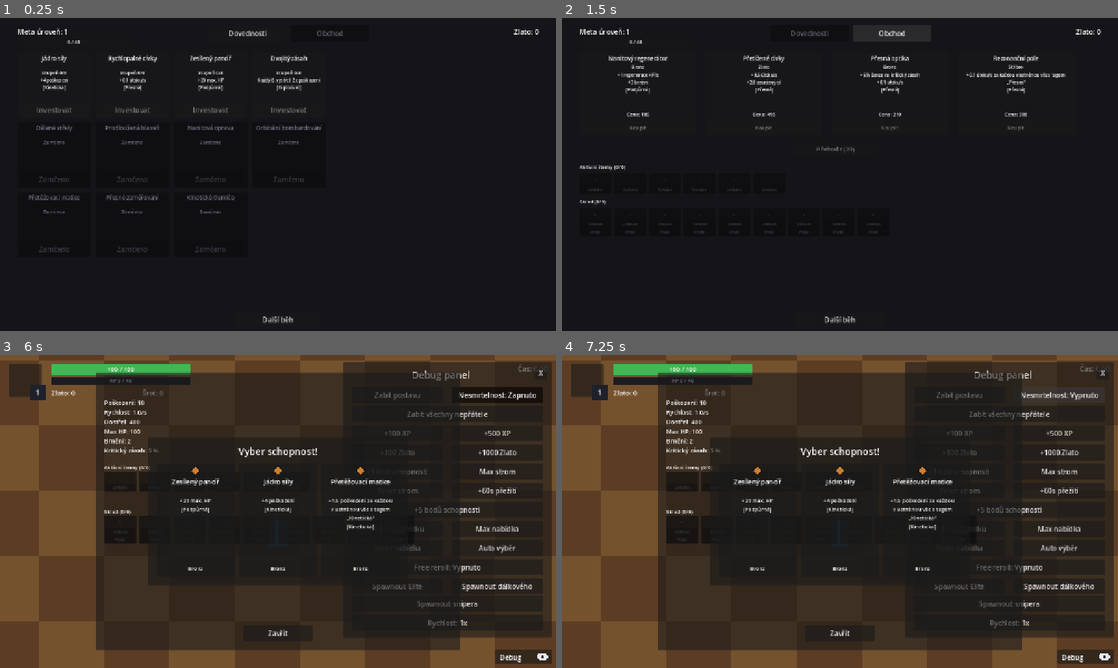
Above: before the commit, frames 1-4 (two rows, left to right).
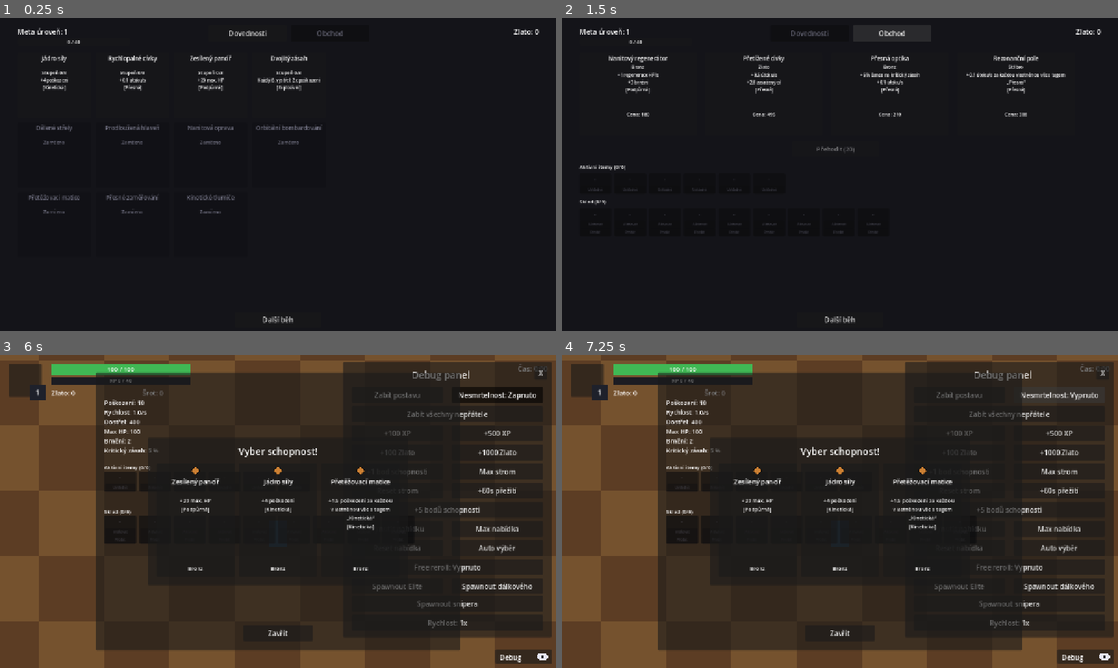
Above: after the commit, the same moments.

Repository: Wazzbi/auto-battler
Game: Godot game, scene res://scenes/ui/lobby.tscn
The game is run twice, just before and just after one commit, with the same random seed, the same clock (stepped at 60 frames per second) and the same inputs. This scene is started directly instead of the project's main scene.
Inputs (mouse positions are in pixels of both pictures, inside the frame that each line leads up to):
- Up to frame 1 (0.25 s): no input
- Up to frame 2 (1.5 s): click "Dovednosti" at 0.5 s; click "Obchod" at 1.25 s
- Up to frame 3 (6 s): click "Další běh" at 2 s; move the mouse to (400, 495) at 2.77 s; hold D (move_right) 2.78-3.5 s; click (27, 380) at 3.5 s; click "Debug" at 4.25 s; click "Zabít postavu" at 5 s; click "Nesmrtelnost: Vypnuto" at 5.75 s
- Up to frame 4 (7.25 s): click "Nesmrtelnost: Zapnuto" at 6.5 s

The runs differ from the first frame. In frame 1, 0.4% of the frame differs, in the area x 6-55%, y 28-75%; in frame 2, less than 0.1%; in frame 3, less than 0.1%; in frame 4, nothing differs.

Commit message:
Dlaždice dovedností a obchodu v lobby jsou celé klikatelné
Dovednostní dlaždice a obchodní karty v lobby dřív měly zvláštní tlačítko
uvnitř (Investovat/Koupit) - teď je celá dlaždice/karta sama Button, stejný
vzor jako karty v AbilityDraftPanel (výběr schopností). Klik kdekoliv na
dlaždici investuje/koupí, žádné vnořené ActionButton. Stavový text tlačítka
zmizel - disabled stav dlaždice spolu se "Stupeň N/M" popiskem nesou stejnou
informaci.

Co-Authored-By: Claude Sonnet 5 <noreply@anthropic.com>

Diff:
--- a/scenes/ui/lobby.gd
+++ b/scenes/ui/lobby.gd
@@ -158,22 +158,27 @@
 
 
 ## Postaví jeden uzel na KAŽDOU schopnost ve GameManager.SKILL_TREE_BRANCHES,
-## v mřížce 4 sloupce (větve) x max 3 řádky (nejdelší větev) - přesunuto beze
-## změny logiky z dřívějšího hud.gd's _build_skill_tree_ui() (viz "Lobby a
-## meta-progrese" v CLAUDE.md, 2026-09-27).
+## v mřížce 4 sloupce (větve) x max 3 řádky (nejdelší větev). **Celá dlaždice
+## je sama o sobě `Button`** (2026-09-28, explicit user request - "ať v nich
+## nejsou tlačítka a jsou celé dlaždice klikatelné jako v panelu výběru
+## schopností") - stejný vzor jako `Card0..2` v `AbilityDraftPanel`
+## (`hud.tscn`/`hud.gd`'s `_show_ability_draft_panel()`): žádné samostatné
+## "Investovat" tlačítko uvnitř, klik kdekoliv na dlaždici rovnou investuje.
+## Popisky (Název/Stupeň/Popis) jsou potomci tlačítka, ne obráceně.
 func _build_skill_tree_ui() -> void:
 	for col in GameManager.SKILL_TREE_BRANCHES.size():
 		var branch: Array = GameManager.SKILL_TREE_BRANCHES[col]
 		for row in branch.size():
 			var ability_id: String = branch[row]
 
-			var panel := Panel.new()
-			panel.name = "SkillNode_%s" % ability_id
-			panel.position = Vector2(
+			var tile := Button.new()
+			tile.name = "SkillNode_%s" % ability_id
+			tile.position = Vector2(
 				col * (SKILL_NODE_WIDTH + SKILL_NODE_GAP), row * (SKILL_NODE_HEIGHT + SKILL_NODE_GAP)
 			)
-			panel.size = Vector2(SKILL_NODE_WIDTH, SKILL_NODE_HEIGHT)
-			nodes_container.add_child(panel)
+			tile.size = Vector2(SKILL_NODE_WIDTH, SKILL_NODE_HEIGHT)
+			tile.pressed.connect(_on_skill_node_pressed.bind(ability_id))
+			nodes_container.add_child(tile)
 
 			var name_label := Label.new()
 			name_label.name = "NameLabel"
@@ -182,7 +187,8 @@
 			name_label.add_theme_font_size_override("font_size", 13)
 			name_label.horizontal_alignment = HORIZONTAL_ALIGNMENT_CENTER
 			name_label.autowrap_mode = TextServer.AUTOWRAP_WORD_SMART
-			panel.add_child(name_label)
+			name_label.mouse_filter = Control.MOUSE_FILTER_IGNORE
+			tile.add_child(name_label)
 
 			var rank_label := Label.new()
 			rank_label.name = "RankLabel"
@@ -190,27 +196,22 @@
 			rank_label.size = Vector2(SKILL_NODE_WIDTH - 12.0, 16.0)
 			rank_label.add_theme_font_size_override("font_size", 11)
 			rank_label.horizontal_alignment = HORIZONTAL_ALIGNMENT_CENTER
-			panel.add_child(rank_label)
+			rank_label.mouse_filter = Control.MOUSE_FILTER_IGNORE
+			tile.add_child(rank_label)
 
 			var desc_label := Label.new()
 			desc_label.name = "DescLabel"
 			desc_label.position = Vector2(6.0, 56.0)
-			desc_label.size = Vector2(SKILL_NODE_WIDTH - 12.0, 58.0)
+			desc_label.size = Vector2(SKILL_NODE_WIDTH - 12.0, 88.0)
 			desc_label.add_theme_font_size_override("font_size", 10)
 			desc_label.horizontal_alignment = HORIZONTAL_ALIGNMENT_CENTER
 			desc_label.autowrap_mode = TextServer.AUTOWRAP_WORD_SMART
-			panel.add_child(desc_label)
-
-			var button := Button.new()
-			button.name = "ActionButton"
-			button.position = Vector2(6.0, 116.0)
-			button.size = Vector2(SKILL_NODE_WIDTH - 12.0, 28.0)
-			button.pressed.connect(_on_skill_node_pressed.bind(ability_id))
-			panel.add_child(button)
+			desc_label.mouse_filter = Control.MOUSE_FILTER_IGNORE
+			tile.add_child(desc_label)
 
 			_skill_node_widgets[ability_id] = {
-				"panel": panel, "name_label": name_label, "rank_label": rank_label,
-				"desc_label": desc_label, "button": button,
+				"panel": tile, "name_label": name_label, "rank_label": rank_label,
+				"desc_label": desc_label, "button": tile,
 			}
 
 	_refresh_skill_tree_ui()
@@ -237,7 +238,6 @@
 			widget["panel"].modulate = LOCKED_ITEM_MODULATE
 			widget["rank_label"].text = "Zamčeno"
 			widget["desc_label"].text = ""
-			widget["button"].text = "Zamčeno"
 			widget["button"].disabled = true
 			continue
 
@@ -246,23 +246,21 @@
 		# Na stupni 0 (odemčeno, ale zatím neinvestováno) rovnou ukážeme
 		# efekt PRVNÍHO stupně místo prázdného textu, stejně jako dřív v HUD.
 		widget["desc_label"].text = GameManager.get_skill_node_desc(ability_id, max(rank, 1))
-
-		if rank >= max_rank:
-			widget["button"].text = "Max"
-			widget["button"].disabled = true
-		else:
-			widget["button"].text = "Investovat"
-			widget["button"].disabled = not GameManager.can_invest_skill_point(ability_id)
-
-
-## Napojí každou kartu na její SLOT INDEX v GameManager.shop_offer - stejný
-## vzor jako dřívější hud.gd's _setup_shop_cards() (ShopPanel v běhu, beze
-## změny logiky/GameManageru, jen druhá UI nad stejnými daty).
+		# Dlaždice sama nese žádný stavový text ("Investovat"/"Max") - stejně
+		# jako AbilityDraftPanel's karty, disabled stav (ztlumené tlačítko)
+		# spolu s "Stupeň N/M" (kde N==M už samo říká "Max") stačí.
+		widget["button"].disabled = rank >= max_rank or not GameManager.can_invest_skill_point(ability_id)
+
+
+## Napojí každou kartu na její SLOT INDEX v GameManager.shop_offer. **Celá
+## karta je sama `Button`** (2026-09-28, stejná změna a stejný důvod jako u
+## dovednostních dlaždic výše - žádné samostatné "Koupit" tlačítko, klik
+## kdekoliv na kartu rovnou koupí, stejný vzor jako AbilityDraftPanel's
+## Card0..2).
 func _setup_shop_cards() -> void:
 	for i in shop_cards.size():
-		var card: Panel = shop_cards[i]
-		var action_button: Button = card.get_node("ActionButton")
-		action_button.pressed.connect(_on_shop_card_action_pressed.bind(i))
+		var card: Button = shop_cards[i]
+		card.pressed.connect(_on_shop_card_action_pressed.bind(i))
 
 
 func _on_shop_card_action_pressed(slot_index: int) -> void:
@@ -288,7 +286,7 @@
 ## nabídnout - GameManager.shop_offer má vždy SHOP_OFFER_SIZE položek.
 func _refresh_shop_tab() -> void:
 	for i in shop_cards.size():
-		var card: Panel = shop_cards[i]
+		var card: Button = shop_cards[i]
 
 		if i >= GameManager.shop_offer.size():
 			card.hide()
@@ -304,10 +302,7 @@
 		card.get_node("RarityLabel").text = GameManager.SHOP_RARITY_NAMES[rarity]
 		card.get_node("DescLabel").text = GameManager.get_shop_item_desc(item_id, rarity)
 		card.get_node("CostLabel").text = "Cena: %d" % GameManager.get_shop_item_cost(item_id, rarity)
-
-		var action_button: Button = card.get_node("ActionButton")
-		action_button.text = "Koupit"
-		action_button.disabled = not GameManager.can_buy_shop_item(i)
+		card.disabled = not GameManager.can_buy_shop_item(i)
 
 	shop_reroll_button.text = "Přehodit (%d)" % GameManager.get_shop_reroll_cost()
 	shop_reroll_button.disabled = not GameManager.can_reroll_shop()
--- a/scenes/ui/lobby.tscn
+++ b/scenes/ui/lobby.tscn
@@ -118,7 +118,7 @@
 offset_right = 1240.0
 offset_bottom = 670.0
 
-[node name="ShopCard0" type="Panel" parent="ShopTabContent"]
+[node name="ShopCard0" type="Button" parent="ShopTabContent"]
 layout_mode = 0
 offset_left = 0.0
 offset_top = 0.0
@@ -127,6 +127,7 @@
 
 [node name="NameLabel" type="Label" parent="ShopTabContent/ShopCard0"]
 layout_mode = 0
+mouse_filter = 2
 offset_left = 6.0
 offset_top = 4.0
 offset_right = 264.0
@@ -137,6 +138,7 @@
 
 [node name="RarityLabel" type="Label" parent="ShopTabContent/ShopCard0"]
 layout_mode = 0
+mouse_filter = 2
 offset_left = 6.0
 offset_top = 26.0
 offset_right = 264.0
@@ -147,6 +149,7 @@
 
 [node name="DescLabel" type="Label" parent="ShopTabContent/ShopCard0"]
 layout_mode = 0
+mouse_filter = 2
 offset_left = 6.0
 offset_top = 44.0
 offset_right = 264.0
@@ -158,6 +161,7 @@
 
 [node name="CostLabel" type="Label" parent="ShopTabContent/ShopCard0"]
 layout_mode = 0
+mouse_filter = 2
 offset_left = 6.0
 offset_top = 134.0
 offset_right = 264.0
@@ -166,16 +170,7 @@
 text = "Cena: 0"
 horizontal_alignment = 1
 
-[node name="ActionButton" type="Button" parent="ShopTabContent/ShopCard0"]
-layout_mode = 0
-offset_left = 6.0
-offset_top = 158.0
-offset_right = 264.0
-offset_bottom = 186.0
-theme_override_font_sizes/font_size = 12
-text = "Koupit"
-
-[node name="ShopCard1" type="Panel" parent="ShopTabContent"]
+[node name="ShopCard1" type="Button" parent="ShopTabContent"]
 layout_mode = 0
 offset_left = 290.0
 offset_top = 0.0
@@ -184,6 +179,7 @@
 
 [node name="NameLabel" type="Label" parent="ShopTabContent/ShopCard1"]
 layout_mode = 0
+mouse_filter = 2
 offset_left = 6.0
 offset_top = 4.0
 offset_right = 264.0
@@ -194,6 +190,7 @@
 
 [node name="RarityLabel" type="Label" parent="ShopTabContent/ShopCard1"]
 layout_mode = 0
+mouse_filter = 2
 offset_left = 6.0
 offset_top = 26.0
 offset_right = 264.0
@@ -204,6 +201,7 @@
 
 [node name="DescLabel" type="Label" parent="ShopTabContent/ShopCard1"]
 layout_mode = 0
+mouse_filter = 2
 offset_left = 6.0
 offset_top = 44.0
 offset_right = 264.0
@@ -215,6 +213,7 @@
 
 [node name="CostLabel" type="Label" parent="ShopTabContent/ShopCard1"]
 layout_mode = 0
+mouse_filter = 2
 offset_left = 6.0
 offset_top = 134.0
 offset_right = 264.0
@@ -223,16 +222,7 @@
 text = "Cena: 0"
 horizontal_alignment = 1
 
-[node name="ActionButton" type="Button" parent="ShopTabContent/ShopCard1"]
-layout_mode = 0
-offset_left = 6.0
-offset_top = 158.0
-offset_right = 264.0
-offset_bottom = 186.0
-theme_override_font_sizes/font_size = 12
-text = "Koupit"
-
-[node name="ShopCard2" type="Panel" parent="ShopTabContent"]
+[node name="ShopCard2" type="Button" parent="ShopTabContent"]
 layout_mode = 0
 offset_left = 580.0
 offset_top = 0.0
@@ -241,6 +231,7 @@
 
 [node name="NameLabel" type="Label" parent="ShopTabContent/ShopCard2"]
 layout_mode = 0
+mouse_filter = 2
 offset_left = 6.0
 offset_top = 4.0
 offset_right = 264.0
@@ -251,6 +242,7 @@
 
 [node name="RarityLabel" type="Label" parent="ShopTabContent/ShopCard2"]
 layout_mode = 0
+mouse_filter = 2
 offset_left = 6.0
 offset_top = 26.0
 offset_right = 264.0
@@ -261,6 +253,7 @@
 
 [node name="DescLabel" type="Label" parent="ShopTabContent/ShopCard2"]
 layout_mode = 0
+mouse_filter = 2
 offset_left = 6.0
 offset_top = 44.0
 offset_right = 264.0
@@ -272,6 +265,7 @@
 
 [node name="CostLabel" type="Label" parent="ShopTabContent/ShopCard2"]
 layout_mode = 0
+mouse_filter = 2
 offset_left = 6.0
 offset_top = 134.0
 offset_right = 264.0
@@ -280,16 +274,7 @@
 text = "Cena: 0"
 horizontal_alignment = 1
 
-[node name="ActionButton" type="Button" parent="ShopTabContent/ShopCard2"]
-layout_mode = 0
-offset_left = 6.0
-offset_top = 158.0
-offset_right = 264.0
-offset_bottom = 186.0
-theme_override_font_sizes/font_size = 12
-text = "Koupit"
-
-[node name="ShopCard3" type="Panel" parent="ShopTabContent"]
+[node name="ShopCard3" type="Button" parent="ShopTabContent"]
 layout_mode = 0
 offset_left = 870.0
 offset_top = 0.0
@@ -298,6 +283,7 @@
 
 [node name="NameLabel" type="Label" parent="ShopTabContent/ShopCard3"]
 layout_mode = 0
+mouse_filter = 2
 offset_left = 6.0
 offset_top = 4.0
 offset_right = 264.0
@@ -308,6 +294,7 @@
 
 [node name="RarityLabel" type="Label" parent="ShopTabContent/ShopCard3"]
 layout_mode = 0
+mouse_filter = 2
 offset_left = 6.0
 offset_top = 26.0
 offset_right = 264.0
@@ -318,6 +305,7 @@
 
 [node name="DescLabel" type="Label" parent="ShopTabContent/ShopCard3"]
 layout_mode = 0
+mouse_filter = 2
 offset_left = 6.0
 offset_top = 44.0
 offset_right = 264.0
@@ -329,6 +317,7 @@
 
 [node name="CostLabel" type="Label" parent="ShopTabContent/ShopCard3"]
 layout_mode = 0
+mouse_filter = 2
 offset_left = 6.0
 offset_top = 134.0
 offset_right = 264.0
@@ -336,15 +325,6 @@
 theme_override_font_sizes/font_size = 11
 text = "Cena: 0"
 horizontal_alignment = 1
-
-[node name="ActionButton" type="Button" parent="ShopTabContent/ShopCard3"]
-layout_mode = 0
-offset_left = 6.0
-offset_top = 158.0
-offset_right = 264.0
-offset_bottom = 186.0
-theme_override_font_sizes/font_size = 12
-text = "Koupit"
 
 [node name="RerollButton" type="Button" parent="ShopTabContent"]
 layout_mode = 0
Not shown, changed: CLAUDE.md
